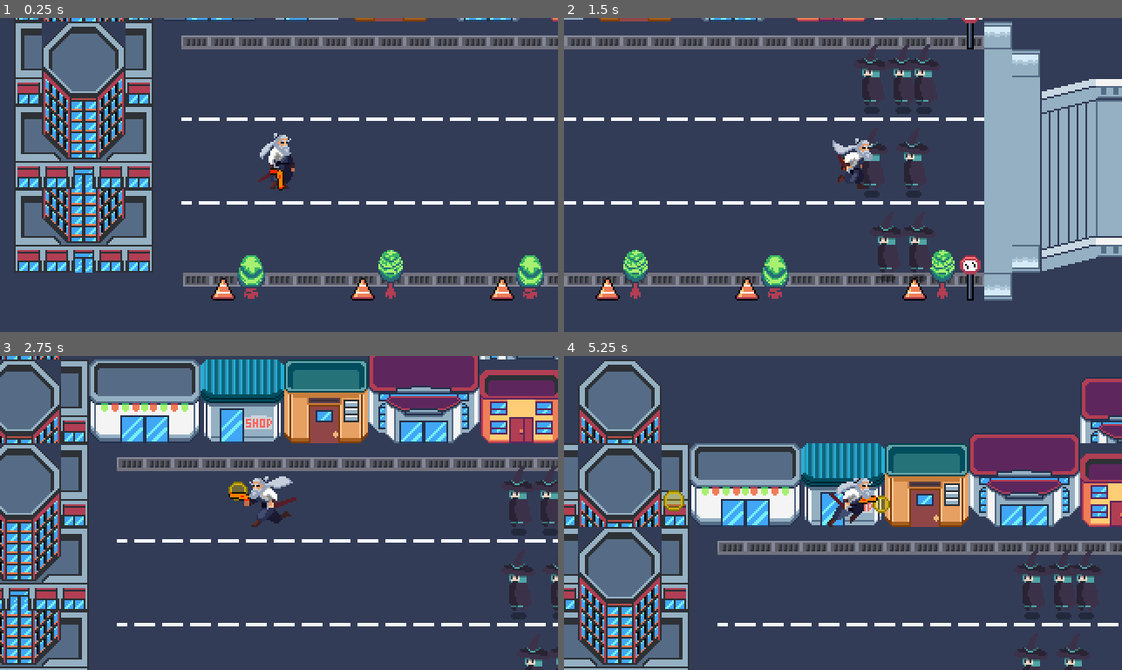
Above: before the commit, frames 1-4 (two rows, left to right).
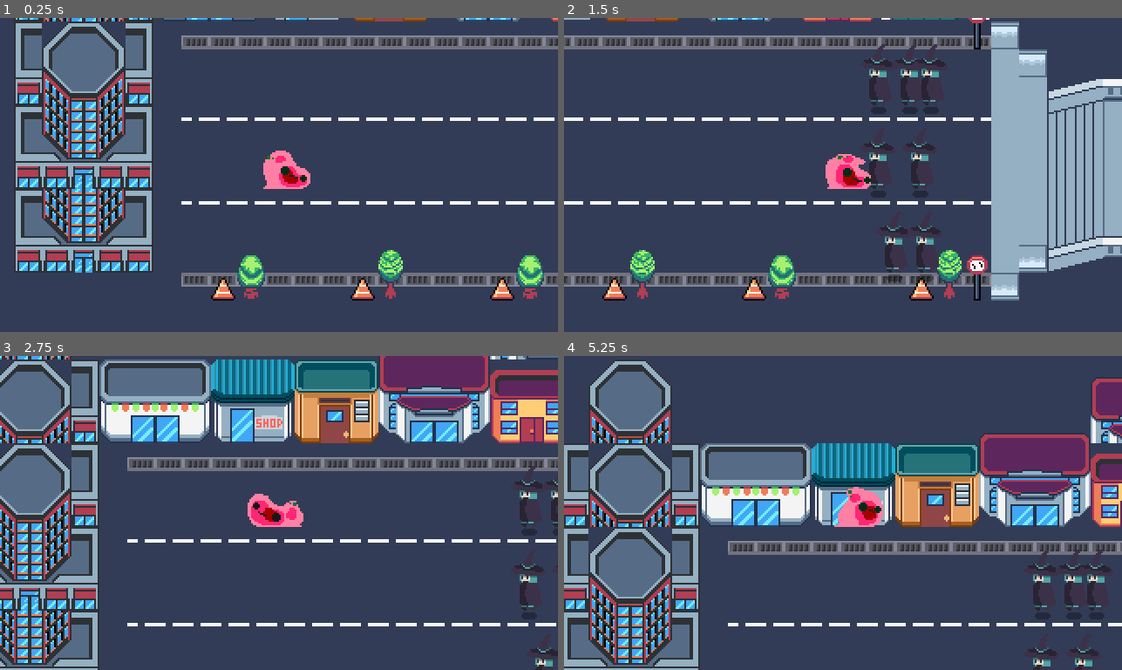
Above: after the commit, the same moments.

Repository: AliSp77/POP_em
Game: Godot game, scene res://world/world.tscn
The game is run twice, just before and just after one commit, with the same random seed, the same clock (stepped at 60 frames per second) and the same inputs.
Inputs:
- Up to frame 1 (0.25 s): no input
- Up to frame 2 (1.5 s): hold D (right) from 0.53 s (still down); tap Space (fire) at 0.6, 1.35 s
- Up to frame 3 (2.75 s): release D (right) at 2.03 s; hold A (left) from 2.03 s (still down); tap W (top) at 2.1 s; tap Space (fire) at 2.3 s
- Up to frame 4 (5.25 s): release A (left) at 2.78 s; hold D (right) 2.78-4.28 s; tap Space (fire) at 2.85, 3.6, 4.55, 5.1 s; hold A (left) 4.28-5.03 s; tap W (top) at 4.35 s; hold D (right) from 5.03 s (still down)

The runs differ from the first frame. In frame 1, 2.0% of the frame differs, in the area x 32-100%, y 36-86%; in frame 2, 14%; in frame 3, 25%; in frame 4, 26%, in the area x 0-100%, y 1-100%.

Commit message:
new character and projectile color

Diff:
--- a/gun/gun.gd
+++ b/gun/gun.gd
@@ -3,6 +3,9 @@
 const BULLET = preload("res://gun/projectile.tscn")
 @onready var marker_2d: Marker2D = $Marker2D
 @onready var player: CharacterBody2D = $".."
+
+
+var projectile_color: Color = Color(164, 0, 0, 1)
 
 func _process(delta: float) -> void:
 
@@ -11,5 +14,5 @@
 		get_tree().root.add_child(bullet_instance)
 		bullet_instance.direction_hit = player.scale[1]
 		bullet_instance.global_position = marker_2d.global_position
-
+		bullet_instance.ColorChange(projectile_color)
 		print(player.scale)
--- a/gun/projectile.gd
+++ b/gun/projectile.gd
@@ -2,9 +2,13 @@
 class_name Projectile
 
 @onready var animation_player: AnimationPlayer = $AnimationPlayer
+@onready var sprite_2d: Sprite2D = $Sprite2D
 
 const SPEED: int = 200
 var direction_hit: int = 1
+
+func ColorChange(color_value: Color):
+	sprite_2d.modulate = color_value
 
 func _process(delta: float) -> void:
 	position += direction_hit * transform.x * SPEED * delta
--- a/gun/projectile.tscn
+++ b/gun/projectile.tscn
@@ -5,7 +5,7 @@
 [ext_resource type="PackedScene" uid="uid://cp33kksvtvaf3" path="res://gun/hit_box.tscn" id="3_514np"]
 
 [sub_resource type="RectangleShape2D" id="RectangleShape2D_dgpo0"]
-size = Vector2(9, 9)
+size = Vector2(14, 14)
 
 [sub_resource type="Animation" id="Animation_nebqo"]
 resource_name = "shoot"
@@ -45,7 +45,6 @@
 }
 
 [node name="projectile" type="Node2D"]
-modulate = Color(0.827451, 0.690196, 0, 1)
 script = ExtResource("1_i2rtl")
 
 [node name="Sprite2D" type="Sprite2D" parent="."]
@@ -56,7 +55,8 @@
 damage = 4
 
 [node name="CollisionShape2D" type="CollisionShape2D" parent="Hitbox"]
-position = Vector2(-1.5, 1.5)
+visible = false
+position = Vector2(1, -1)
 shape = SubResource("RectangleShape2D_dgpo0")
 
 [node name="AnimationPlayer" type="AnimationPlayer" parent="."]
--- a/player/player.tscn
+++ b/player/player.tscn
@@ -1,17 +1,16 @@
-[gd_scene load_steps=15 format=3 uid="uid://dc7a5wixcvv4x"]
+[gd_scene load_steps=14 format=3 uid="uid://dc7a5wixcvv4x"]
 
 [ext_resource type="Script" path="res://player/player.gd" id="1_b555d"]
-[ext_resource type="Texture2D" uid="uid://db5vnw3m0byne" path="res://player/Sprite/oldman.png" id="2_rn84u"]
+[ext_resource type="Texture2D" uid="uid://wsal0kll321t" path="res://player/Sprite/asl-sheet-col.png" id="2_7yoxw"]
 [ext_resource type="Script" path="res://player/Scripts/state_machine.gd" id="3_geupc"]
 [ext_resource type="Script" path="res://player/idle.gd" id="4_hjf3x"]
 [ext_resource type="Script" path="res://player/Scripts/walk.gd" id="5_s6wi1"]
 [ext_resource type="Script" path="res://player/jump.gd" id="6_dg0n0"]
 [ext_resource type="Script" path="res://player/fall.gd" id="7_vmbab"]
-[ext_resource type="PackedScene" uid="uid://cq7cgixja67yd" path="res://gun/gun.tscn" id="8_i3uoo"]
 
 [sub_resource type="CapsuleShape2D" id="CapsuleShape2D_omm3f"]
-radius = 6.0
-height = 20.0
+radius = 6.99944
+height = 25.9979
 
 [sub_resource type="Animation" id="Animation_ske0g"]
 length = 0.001
@@ -27,42 +26,6 @@
 "update": 1,
 "values": [0]
 }
-tracks/1/type = "value"
-tracks/1/imported = false
-tracks/1/enabled = true
-tracks/1/path = NodePath("gun:position")
-tracks/1/interp = 1
-tracks/1/loop_wrap = true
-tracks/1/keys = {
-"times": PackedFloat32Array(0),
-"transitions": PackedFloat32Array(1),
-"update": 0,
-"values": [Vector2(-3, -5)]
-}
-tracks/2/type = "value"
-tracks/2/imported = false
-tracks/2/enabled = true
-tracks/2/path = NodePath("gun:rotation")
-tracks/2/interp = 1
-tracks/2/loop_wrap = true
-tracks/2/keys = {
-"times": PackedFloat32Array(0),
-"transitions": PackedFloat32Array(1),
-"update": 0,
-"values": [1.5708]
-}
-tracks/3/type = "value"
-tracks/3/imported = false
-tracks/3/enabled = true
-tracks/3/path = NodePath("gun:z_index")
-tracks/3/interp = 1
-tracks/3/loop_wrap = true
-tracks/3/keys = {
-"times": PackedFloat32Array(0),
-"transitions": PackedFloat32Array(1),
-"update": 1,
-"values": [-1]
-}
 
 [sub_resource type="Animation" id="Animation_6fpvw"]
 resource_name = "Run"
@@ -77,43 +40,7 @@
 "times": PackedFloat32Array(0, 1),
 "transitions": PackedFloat32Array(1, 1),
 "update": 0,
-"values": [0, 15]
-}
-tracks/1/type = "value"
-tracks/1/imported = false
-tracks/1/enabled = true
-tracks/1/path = NodePath("gun:position")
-tracks/1/interp = 1
-tracks/1/loop_wrap = true
-tracks/1/keys = {
-"times": PackedFloat32Array(0, 0.0333333, 0.1, 0.166667, 0.233333, 0.3, 0.333333, 0.366667, 0.4, 0.433333, 0.466667, 0.5, 0.566667, 0.633333, 0.7, 0.833333, 0.933333, 1),
-"transitions": PackedFloat32Array(1, 1, 1, 1, 1, 1, 1, 1, 1, 1, 1, 1, 1, 1, 1, 1, 1, 1),
-"update": 1,
-"values": [Vector2(13, -6), Vector2(15, -8), Vector2(17, -10), Vector2(18, -12), Vector2(19, -9), Vector2(18, -6), Vector2(18, -6), Vector2(16, -5), Vector2(16, -5), Vector2(13, -4), Vector2(13, -4), Vector2(12, -4), Vector2(9, -4), Vector2(4, -6), Vector2(1, -8), Vector2(-1, -6), Vector2(1, -5), Vector2(10, -5)]
-}
-tracks/2/type = "value"
-tracks/2/imported = false
-tracks/2/enabled = true
-tracks/2/path = NodePath("gun:rotation")
-tracks/2/interp = 1
-tracks/2/loop_wrap = true
-tracks/2/keys = {
-"times": PackedFloat32Array(0),
-"transitions": PackedFloat32Array(1),
-"update": 0,
-"values": [0.0]
-}
-tracks/3/type = "value"
-tracks/3/imported = false
-tracks/3/enabled = true
-tracks/3/path = NodePath("gun:z_index")
-tracks/3/interp = 1
-tracks/3/loop_wrap = true
-tracks/3/keys = {
-"times": PackedFloat32Array(0),
-"transitions": PackedFloat32Array(1),
-"update": 1,
-"values": [-1]
+"values": [0, 10]
 }
 
 [sub_resource type="Animation" id="Animation_pr3ng"]
@@ -129,47 +56,24 @@
 "times": PackedFloat32Array(0, 1),
 "transitions": PackedFloat32Array(1, 1),
 "update": 0,
-"values": [16, 25]
-}
-tracks/1/type = "value"
-tracks/1/imported = false
-tracks/1/enabled = true
-tracks/1/path = NodePath("gun:position")
-tracks/1/interp = 1
-tracks/1/loop_wrap = true
-tracks/1/keys = {
-"times": PackedFloat32Array(0, 0.166667, 0.3, 0.4, 0.833333),
-"transitions": PackedFloat32Array(1, 1, 1, 1, 1),
-"update": 0,
-"values": [Vector2(-3, -5), Vector2(-3, -3), Vector2(-3, -2), Vector2(-3, -3), Vector2(-3, -4)]
-}
-tracks/2/type = "value"
-tracks/2/imported = false
-tracks/2/enabled = true
-tracks/2/path = NodePath("gun:rotation")
-tracks/2/interp = 1
-tracks/2/loop_wrap = true
-tracks/2/keys = {
-"times": PackedFloat32Array(0),
-"transitions": PackedFloat32Array(1),
-"update": 0,
-"values": [1.5708]
-}
-tracks/3/type = "value"
-tracks/3/imported = false
-tracks/3/enabled = true
-tracks/3/path = NodePath("gun:z_index")
-tracks/3/interp = 1
-tracks/3/loop_wrap = true
-tracks/3/keys = {
-"times": PackedFloat32Array(0),
-"transitions": PackedFloat32Array(1),
-"update": 1,
-"values": [0]
+"values": [11, 18]
 }
 
 [sub_resource type="Animation" id="Animation_pm3y4"]
 resource_name = "jump"
+length = 0.3
+tracks/0/type = "value"
+tracks/0/imported = false
+tracks/0/enabled = true
+tracks/0/path = NodePath("character:frame")
+tracks/0/interp = 1
+tracks/0/loop_wrap = true
+tracks/0/keys = {
+"times": PackedFloat32Array(0, 0.1, 0.2, 0.3),
+"transitions": PackedFloat32Array(1, 1, 1, 1),
+"update": 1,
+"values": [34, 35, 36, 39]
+}
 
 [sub_resource type="AnimationLibrary" id="AnimationLibrary_n44eu"]
 _data = {
@@ -186,12 +90,14 @@
 script = ExtResource("1_b555d")
 
 [node name="character" type="Sprite2D" parent="."]
-texture = ExtResource("2_rn84u")
+position = Vector2(-1, 19)
+texture = ExtResource("2_7yoxw")
 offset = Vector2(0, -25)
-hframes = 26
+hframes = 41
 
 [node name="CollisionShape2D" type="CollisionShape2D" parent="."]
-position = Vector2(3, -2)
+position = Vector2(2, 1)
+rotation = 4.72509
 shape = SubResource("CapsuleShape2D_omm3f")
 
 [node name="Timer" type="Timer" parent="."]
@@ -224,11 +130,6 @@
 walk = NodePath("../WalkState")
 idle = NodePath("../IdleState")
 
-[node name="gun" parent="." instance=ExtResource("8_i3uoo")]
-z_index = -1
-position = Vector2(-3, -5)
-rotation = 1.5708
-
 [node name="Animation" type="AnimationPlayer" parent="."]
 libraries = {
 "": SubResource("AnimationLibrary_n44eu")
Binary file added: player/Sprite/asl-sheet-col.png
Not shown, added: player/Sprite/asl-sheet-col.png.import
